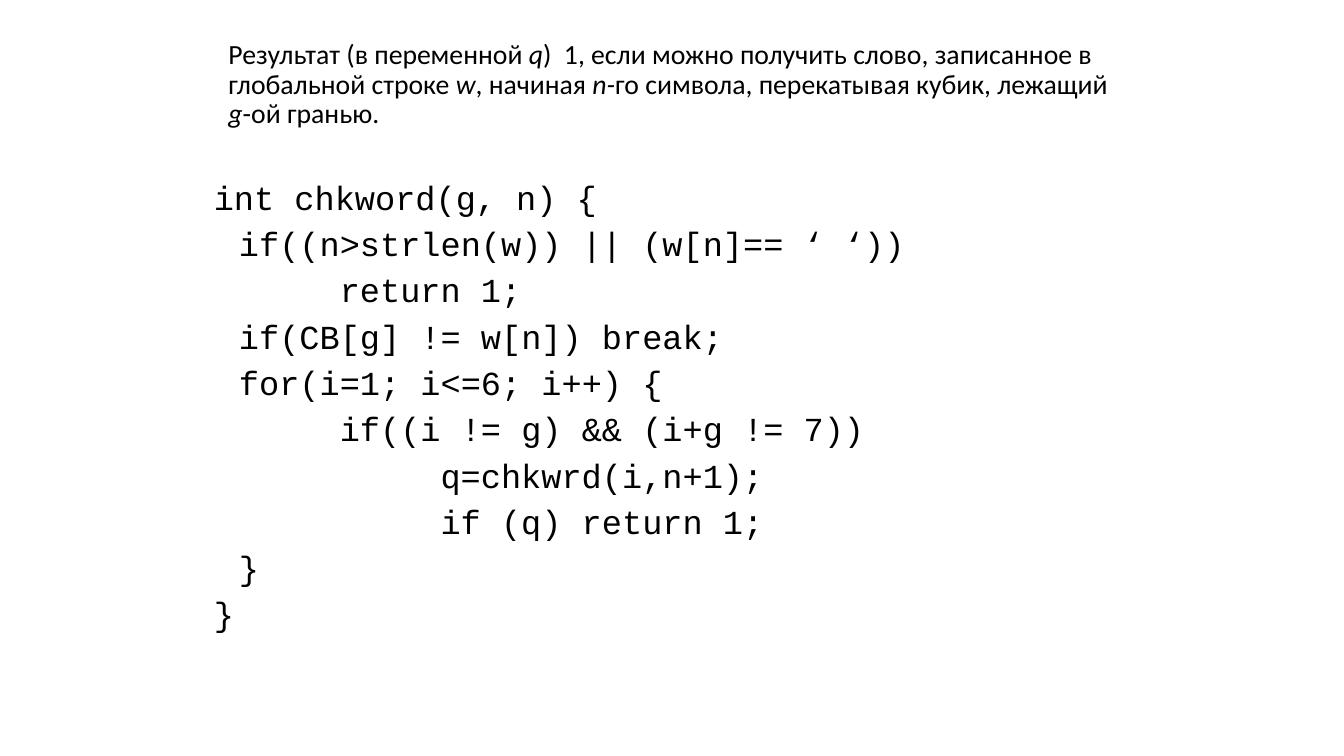
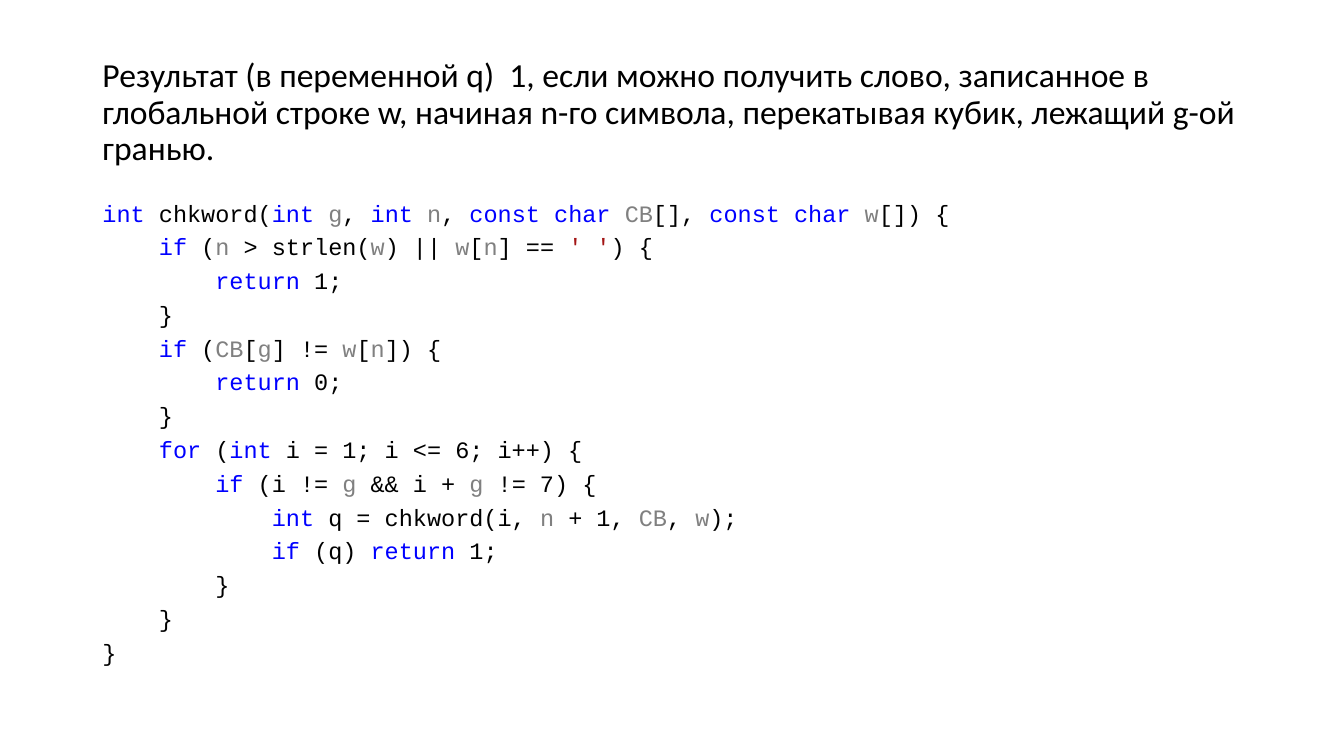
Before and after one commit to Evgueni-Petrov-aka-espetrov/Algorithms-and-Programming-in-C-pptx, a slide deck: slide 29 of 20 Алгоритмы с возвратом.pptx (slide 38 before the commit). Drawn at 1344x756 pixels with LibreOffice and Linux fonts; fonts in the diff are those of the drawing. Boxes give left, top, right and bottom in pixels: in the first picture for what was removed or moved away, otherwise in the second. Text is boxed around its words. In the diff, an @@ line names an element or a change of style, - is before the commit and + after.

```diff
--- a/20 Алгоритмы с возвратом.pptx
+++ b/20 Алгоритмы с возвратом.pptx
@@ title "Результат (в переменной q) 1, ...": place and size @@
-title "Результат (в переменной q) 1, ..." at bbox=[228, 44, 1107, 128]
+title "Результат (в переменной q) 1, ..." at bbox=[102, 62, 1235, 166]
@@ title "Результат (в переменной q) 1, ..." at bbox=[102, 62, 1235, 166]: size 19.8 to 24 pt; italic off in "q) w, n-го g-ой" @@
@@ text at bbox=[102, 205, 921, 564]: paragraph added @@
+}
@@ text "int chkword(int g, int n, ...": place and size @@
-text "int chkword(int g, int n, ..." at bbox=[214, 185, 865, 541]
+text "int chkword(int g, int n, ..." at bbox=[102, 205, 921, 564]
@@ text at bbox=[102, 205, 921, 260]: text changed; size 24 to 16.8 pt @@
-int chkword(g, n) {
-if((n>strlen(w)) || (w[n]== ‘ ‘))
+int chkword(int g, int n, const char CB[], const char w[]) {
+if (n > strlen(w) || w[n] == ' ') {
@@ text at bbox=[215, 273, 497, 564]: size 24 to 16.8 pt in "return 1;", "if (q) return 1;", "}", "}"; text colour #000000 to #0000FF in "return", "if return"; indent changed; line spacing 0.8 to 0.7 @@
@@ text at bbox=[159, 340, 737, 531]: text changed; size 24 to 16.8 pt @@
-if(CB[g] != w[n]) break;
-for(i=1; i<=6; i++) {
-if((i != g) && (i+g != 7))
-q=chkwrd(i,n+1);
+}
+if (CB[g] != w[n]) {
+return 0;
+}
+for (int i = 1; i <= 6; i++) {
+if (i != g && i + g != 7) {
+int q = chkword(i, n + 1, CB, w);
```
Also in this commit, not shown: 4 other slides changed, 1 slide added, 16 slides removed.
